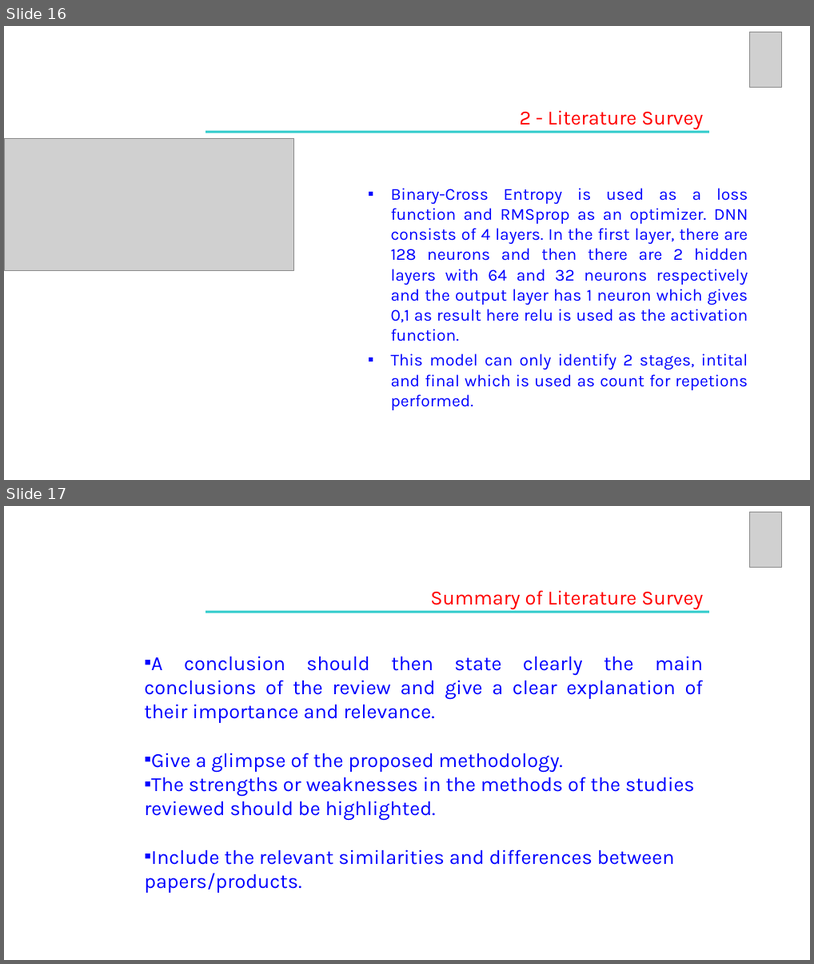
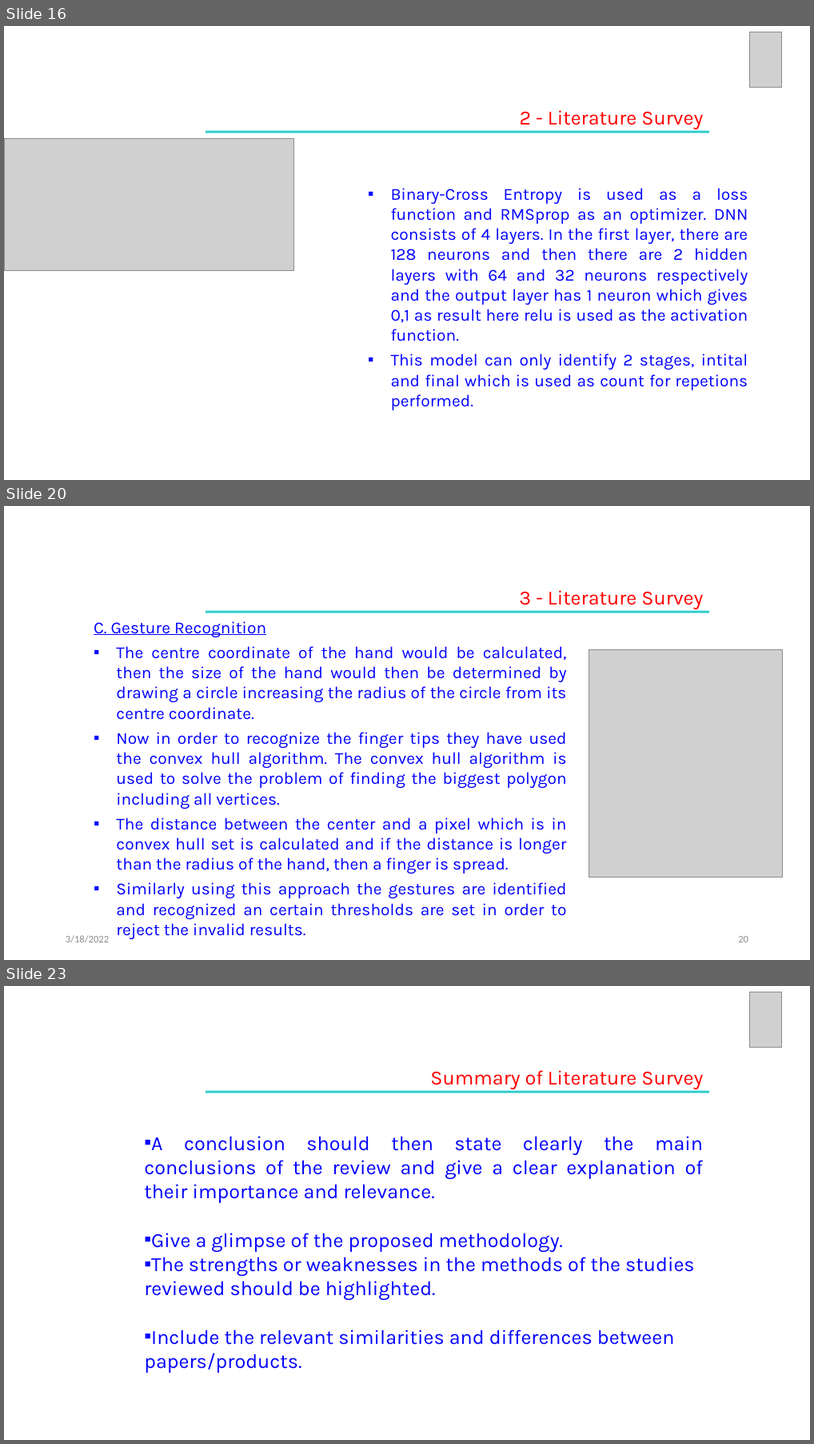
Before and after one commit to VishnuJG/CV-Workout, a slide deck: LiteratureSurvey/UE19CS390A_REVIEW 2.pptx. Shown one above the other, each under a label of ours: slides 16 and 17 before the commit, slides 16, 20 and 23 after it; the slides between them are not shown. The pictures are 814x964 and 814x1444 pixels, drawn with LibreOffice and Linux fonts; fonts in the diff are those of the drawing; grey boxes stand for pictures. Boxes give left, top, right and bottom in pixels: in the first picture for what was removed or moved away, otherwise in the second. Text is boxed around its words. In the diff, an @@ line names an element or a change of style, - is before the commit and + after.

```diff
--- a/LiteratureSurvey/UE19CS390A_REVIEW 2.pptx
+++ b/LiteratureSurvey/UE19CS390A_REVIEW 2.pptx
@@ slide 20 added at (4,506,810,960), background #FFFFFF @@
@@ text added at (519,590,703,609), 24 pt, text #FF0000 @@
+3 - Literature Survey
@@ text added at (94,621,567,939), 20 pt, text #0000FF @@
+C. Gesture Recognition
+▪ The centre coordinate of the hand would be calculated, then the size of the hand would then be determined by drawing a circle increasing the radius of the circle from its centre coordinate.
+▪ Now in order to recognize the finger tips they have used the convex hull algorithm. The convex hull algorithm is used to solve the problem of finding the biggest polygon including all vertices.
+▪ The distance between the center and a pixel which is in convex hull set is calculated and if the distance is longer than the radius of the hand, then a finger is spread.
+▪ Similarly using this approach the gestures are identified and recognized an certain thresholds are set in order to reject the invalid results.
@@ rectangle added at (206,611,710,613), fill #33CCCC @@
@@ picture added at (589,649,782,876) @@
@@ text added at (66,935,109,943), 12 pt, text #8C8C8C @@
+3/18/2022
@@ page number added at (738,936,749,942), 12 pt, text #8C8C8C @@
+20
@@ what was slide 17 is now slide 23 @@
```
Also in this commit, not shown: 5 other slides added.
